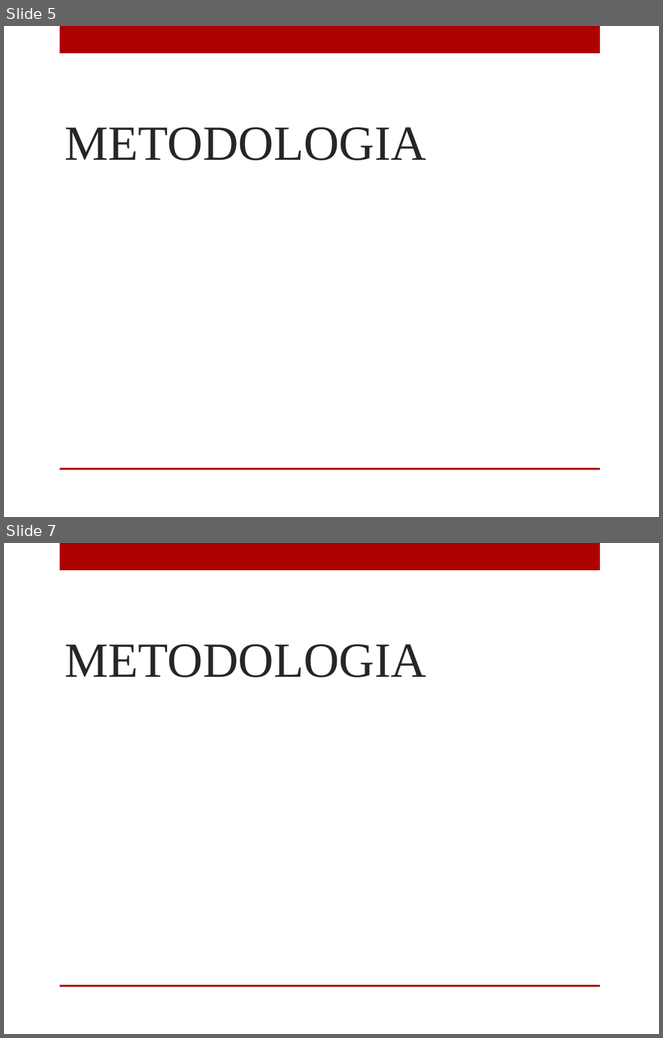
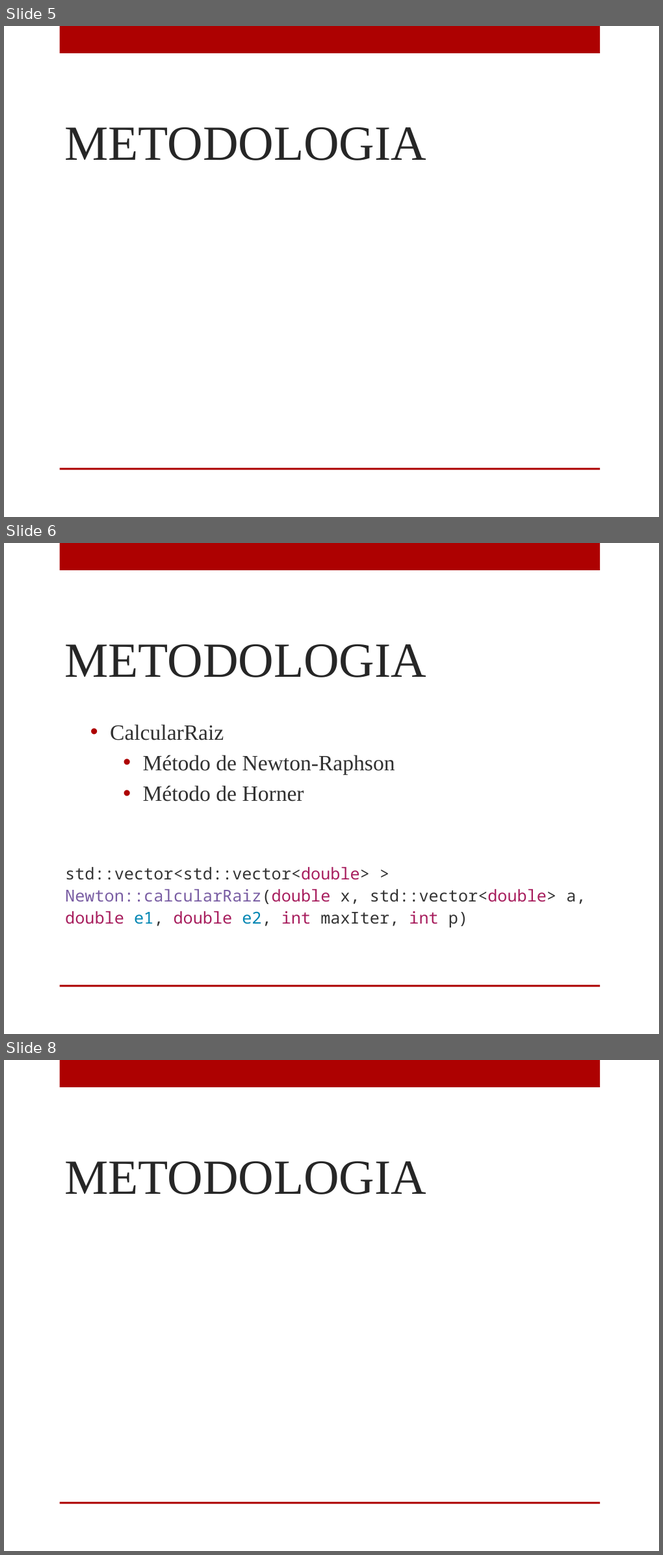
Before and after one commit to gbraz/MNum, a slide deck: ApresentacaoMN.pptx. Shown one above the other, each under a label of ours: slides 5 and 7 before the commit, slides 5, 6 and 8 after it; the slides between them are not shown. The pictures are 663x1038 and 663x1555 pixels, drawn with LibreOffice and Linux fonts; fonts in the diff are those of the drawing; grey boxes stand for pictures; background and template pictures are left out. Boxes give left, top, right and bottom in pixels: in the first picture for what was removed or moved away, otherwise in the second. Text is boxed around its words. In the diff, an @@ line names an element or a change of style, - is before the commit and + after.

```diff
--- a/ApresentacaoMN.pptx
+++ b/ApresentacaoMN.pptx
@@ slide 6 added at bbox=[4, 543, 659, 1034], background picture (left out); not listed: 2 template elements that a slide beside it also shows @@
@@ title added at bbox=[64, 644, 426, 678], 54 pt, text #262626 @@
+METODOLOGIA
@@ text added at bbox=[110, 724, 395, 802], 24 pt, text #303030 @@
+• CalcularRaiz
+  • Método de Newton-Raphson
+  • Método de Horner
@@ table added at bbox=[59, 837, 599, 930], 1 rows, 1 columns @@
+std::vector<std::vector<double> > Newton::calcularRaiz(double x, std::vector<double> a, double e1, double e2, int maxIter, int p)
@@ what was slide 7 is now slide 8 @@
```
Also in this commit, not shown: 1 slide changed, 4 other slides added, 2 slides removed, 1 other file.
